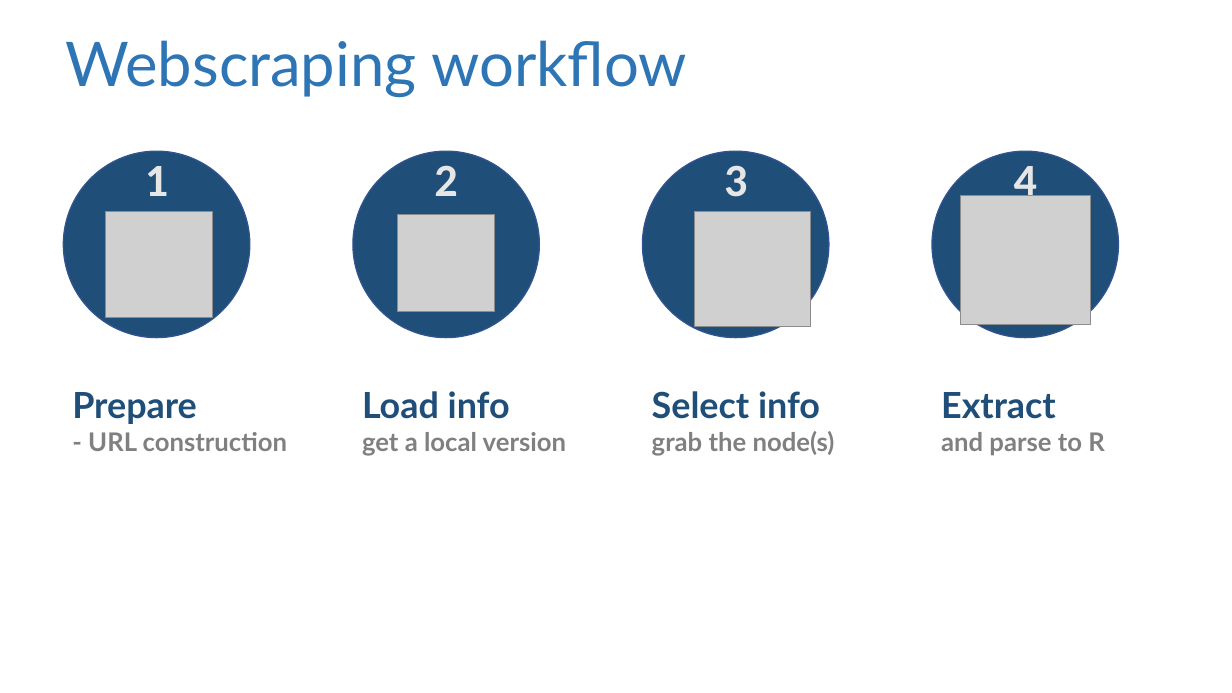
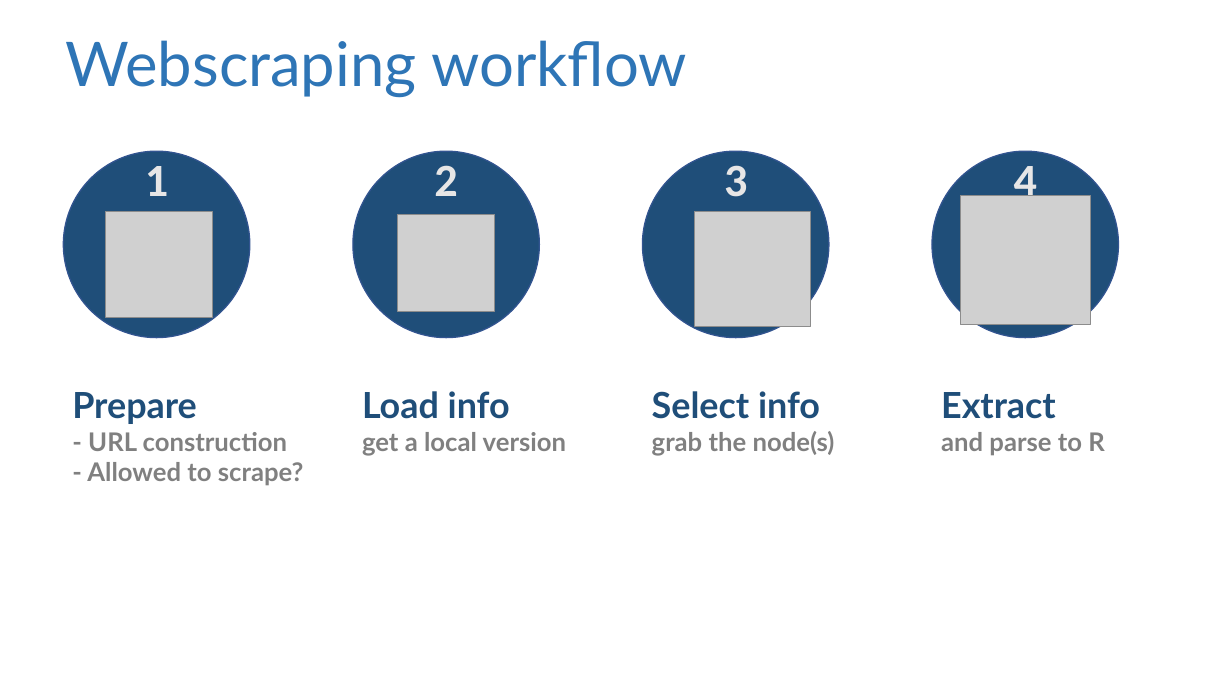
Before and after one commit to suzanbaert/2018_RLadiesWorkshop_API_Webscraping, a slide deck: slide 6 of images/Images_pptx.pptx. Drawn at 1232x693 pixels with LibreOffice and Linux fonts; fonts in the diff are those of the drawing; grey boxes stand for pictures. Boxes give left, top, right and bottom in pixels: in the first picture for what was removed or moved away, otherwise in the second. Text is boxed around its words. In the diff, an @@ line names an element or a change of style, - is before the commit and + after.

```diff
--- a/images/Images_pptx.pptx
+++ b/images/Images_pptx.pptx
@@ text at (87, 462, 304, 485): paragraph added @@
+- Allowed to scrape?
```
Also in this commit, not shown: 1 other slide changed, 2 other files.
